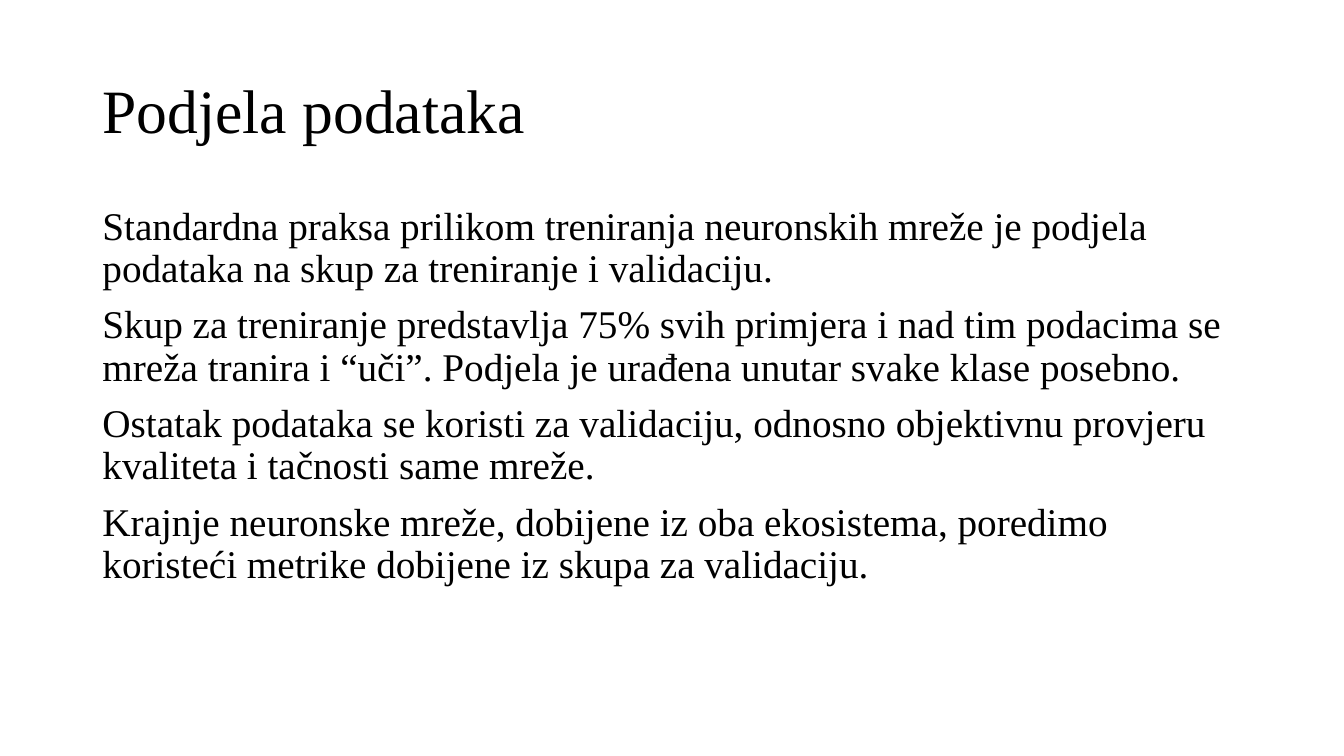
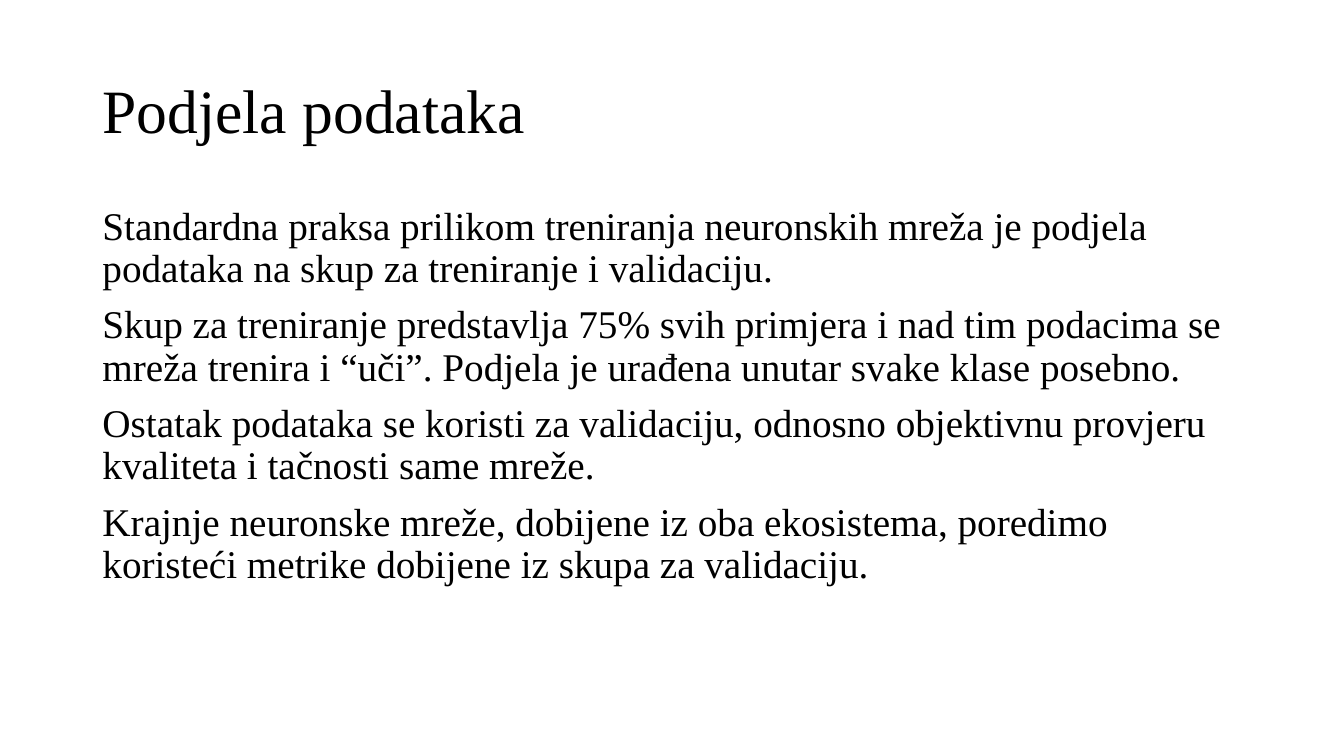
Before and after one commit to omarkurtovic/ml-dotnet-vs-python, a slide deck: slide 8 of Presentation/omar_kurtovic_diplomski_prezentacija.pptx. Drawn at 1344x756 pixels with LibreOffice and Linux fonts; fonts in the diff are those of the drawing. Boxes give left, top, right and bottom in pixels: in the first picture for what was removed or moved away, otherwise in the second. Text is boxed around its words. In the diff, an @@ line names an element or a change of style, - is before the commit and + after.

```diff
--- a/Presentation/omar_kurtovic_diplomski_prezentacija.pptx
+++ b/Presentation/omar_kurtovic_diplomski_prezentacija.pptx
@@ text at <box>102,212,1221,388</box>: text changed @@
-Standardna praksa prilikom treniranja neuronskih mreže je podjela podataka na skup za treniranje i validaciju.
-Skup za treniranje predstavlja 75% svih primjera i nad tim podacima se mreža tranira i “uči”. Podjela je urađena unutar svake klase posebno.
+Standardna praksa prilikom treniranja neuronskih mreža je podjela podataka na skup za treniranje i validaciju.
+Skup za treniranje predstavlja 75% svih primjera i nad tim podacima se mreža trenira i “uči”. Podjela je urađena unutar svake klase posebno.
```
Also in this commit, not shown: 7 other slides changed, 7 slides added, 5 other files.
